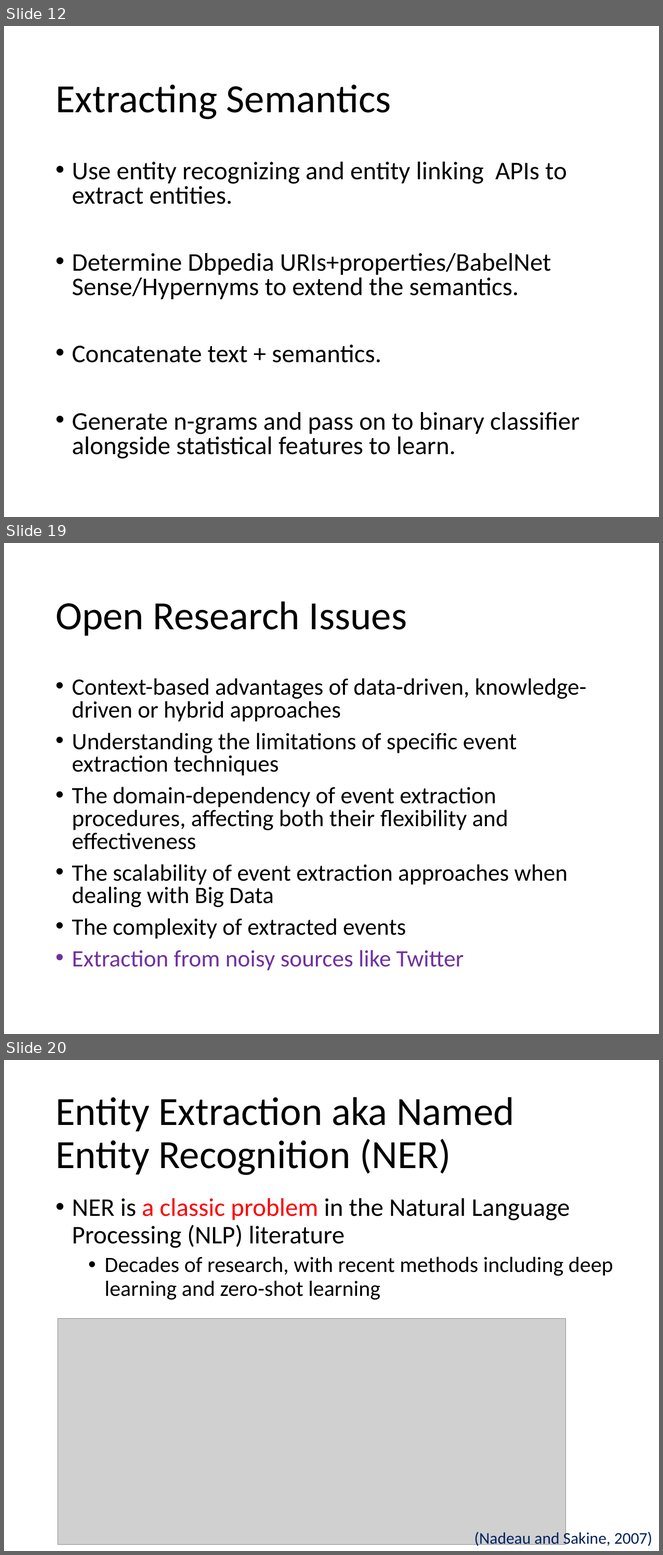
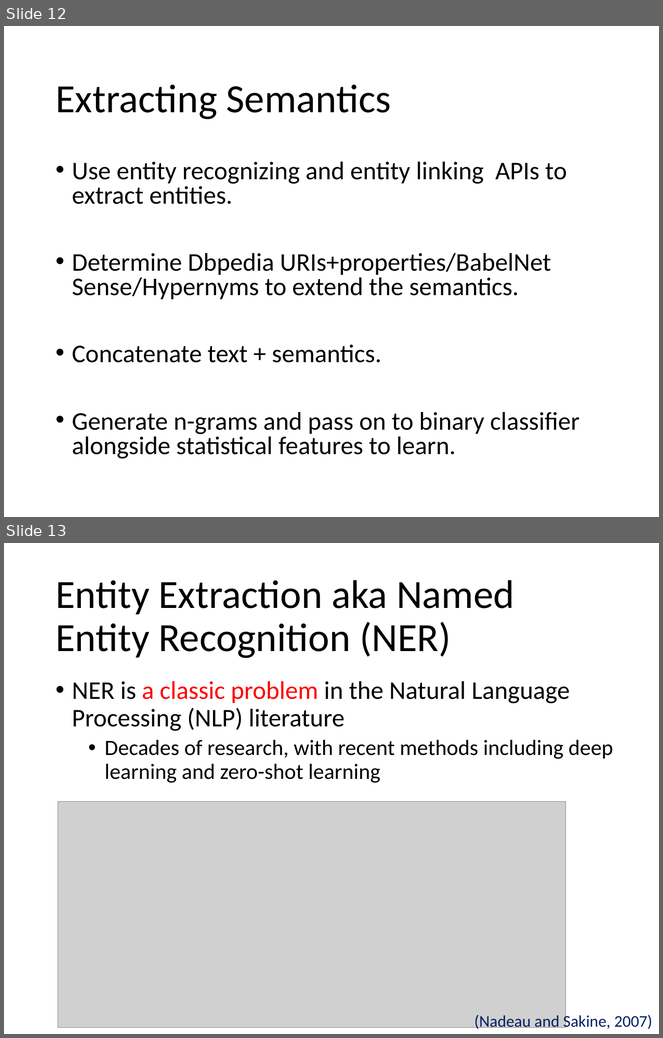
Before and after one commit to evhart/smasac-tutorial, a slide deck: slides/pptx/3-entity-extraction.pptx. Shown one above the other, each under a label of ours: slides 12, 19 and 20 before the commit, slides 12 and 13 after it; the slides between them are not shown. The pictures are 663x1555 and 663x1038 pixels, drawn with LibreOffice and Linux fonts; fonts in the diff are those of the drawing; grey boxes stand for pictures. Boxes give left, top, right and bottom in pixels: in the first picture for what was removed or moved away, otherwise in the second. Text is boxed around its words. In the diff, an @@ line names an element or a change of style, - is before the commit and + after.

Commit message:
cleaned up entity extraction slides a little

```diff
--- a/slides/pptx/3-entity-extraction.pptx
+++ b/slides/pptx/3-entity-extraction.pptx
@@ slide 19 removed at (4,543,659,1034), background #FFFFFF @@
@@ title removed at (55,601,407,636) @@
-Open Research Issues
@@ text removed at (72,678,587,971) @@
-• Context-based advantages of data-driven, knowledge-driven or hybrid approaches
-• Understanding the limitations of specific event extraction techniques
-• The domain-dependency of event extraction procedures, affecting both their flexibility and effectiveness
-• The scalability of event extraction approaches when dealing with Big Data
-• The complexity of extracted events
-• Extraction from noisy sources like Twitter
@@ what was slide 20 is now slide 13 @@
```
Also in this commit, not shown: 1 slide added, 7 other slides removed.
